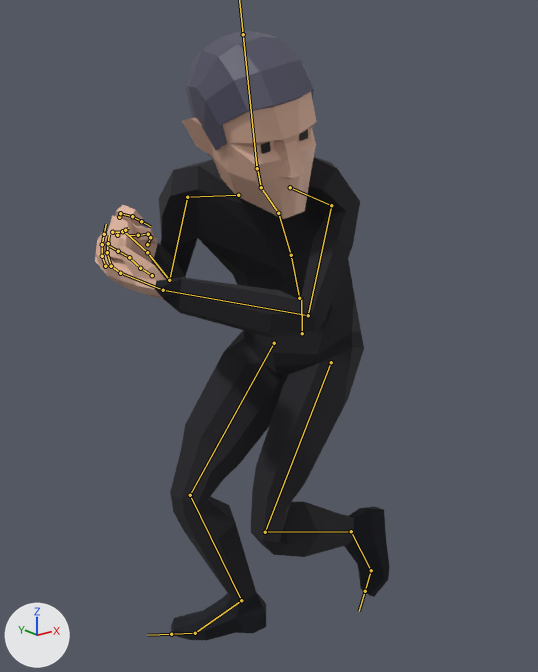
One commit to the FBX model GameJamSpy/Assets/Models/Characters/Animations/p2_run_strafe_R.fbx: the scene before it, then after it.
Camera for both pictures: a camera (50 mm lens) standing at (-1.216, -1.409, 1.455) and looking at (-0.207, -0.148, 0.95). The lights are fixed; the arrows at lower left show +X, +Y and +Z. Both versions are drawn at frame 23 of the action 'p2_run_strafe_R'; the numbers are the values there. The bones that bend it are drawn over the model as lines.
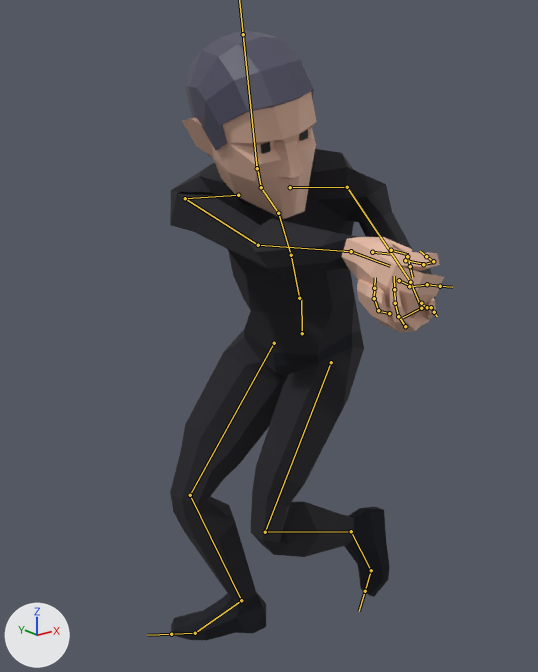
The edits, one by one:
Bone 'LeftShoulder' (bone_leftshoulder) turns from (-37, 25, 27) to (-18, 0, 9) degrees about its own x, y and z.
Bone 'LeftArm' (bone_leftarm) turns from (-33, -13, 87) to (-26, -53, 79) degrees about its own x, y and z.
Bone 'LeftForeArm' (bone_leftforearm) turns from (1, -2, 74) to (1, -2, 61) degrees about its own x, y and z.
Bone 'LeftHand' (bone_lefthand) turns from (60, -80, -59) to (-28, -130, 17) degrees about its own x, y and z.
Bone 'RightShoulder' (bone_rightshoulder) turns from (-21, 42, -8) to (-58, 5, -33) degrees about its own x, y and z.
Bone 'RightArm' (bone_rightarm) turns from (30, 7, -4) to (-27, 69, -139) degrees about its own x, y and z.
Bone 'RightForeArm' (bone_rightforearm) turns from (-1, 2, -125) to (2, 1, -13) degrees about its own x, y and z.
Bone 'RightHand' (bone_righthand) turns from (-28, -11, 6) to (-11, -37, 32) degrees about its own x, y and z.

Boxes (x1, y1, x2, y2) around the edits, measured in the pictures (538 x 672 px):
'mesh', posed (7% narrower): before (95, 30, 390, 640); after (170, 30, 444, 640)
bone 'LeftShoulder', root to tip: before (290, 187) to (331, 205); after (290, 187) to (347, 187)
bone 'LeftArm', root to tip: before (331, 205) to (308, 315); after (347, 187) to (410, 282)
bone 'LeftForeArm', root to tip: before (308, 315) to (163, 290); after (410, 282) to (421, 308)
bone 'LeftHand', root to tip: before (163, 290) to (123, 274); after (421, 308) to (403, 317)
bone 'RightShoulder', root to tip: before (238, 195) to (187, 197); after (238, 195) to (185, 198)
bone 'RightArm', root to tip: before (187, 197) to (169, 280); after (185, 198) to (258, 245)
bone 'RightForeArm', root to tip: before (169, 280) to (147, 252); after (258, 245) to (351, 251)
bone 'RightHand', root to tip: before (147, 252) to (125, 232); after (351, 251) to (390, 266)
